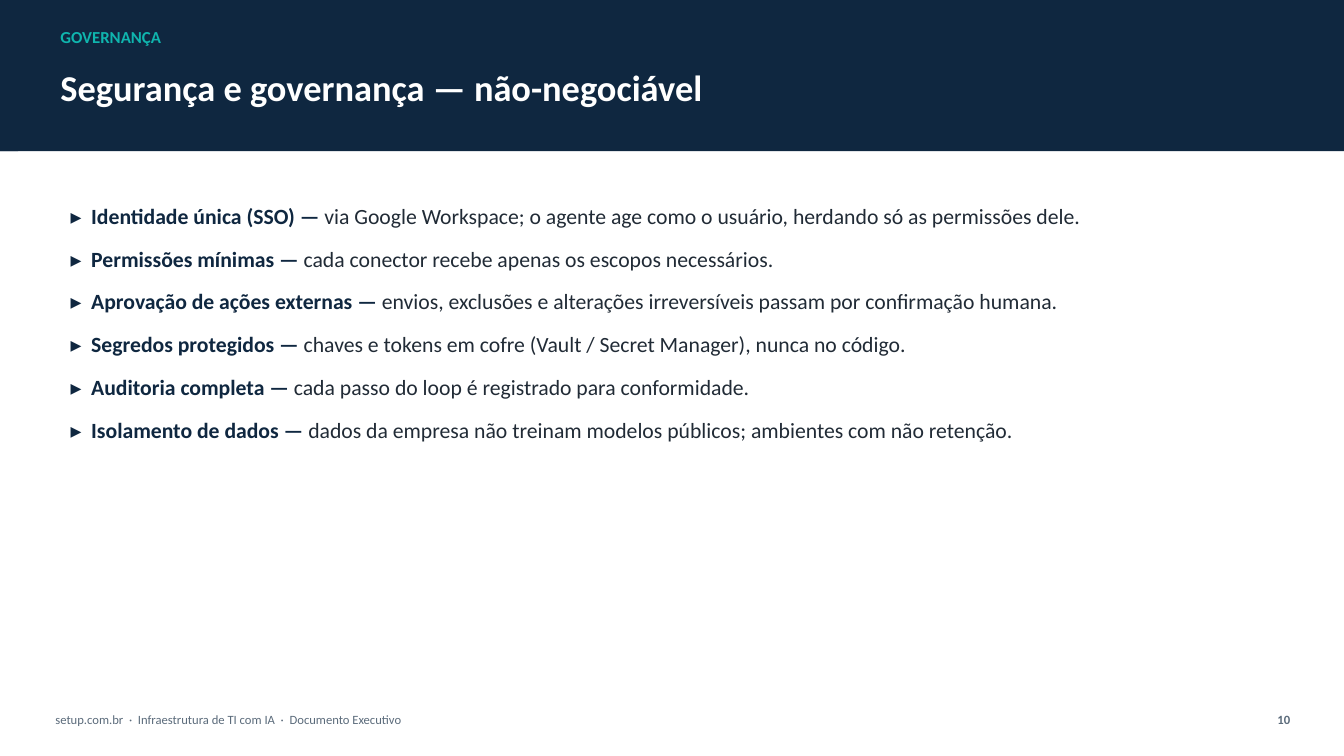
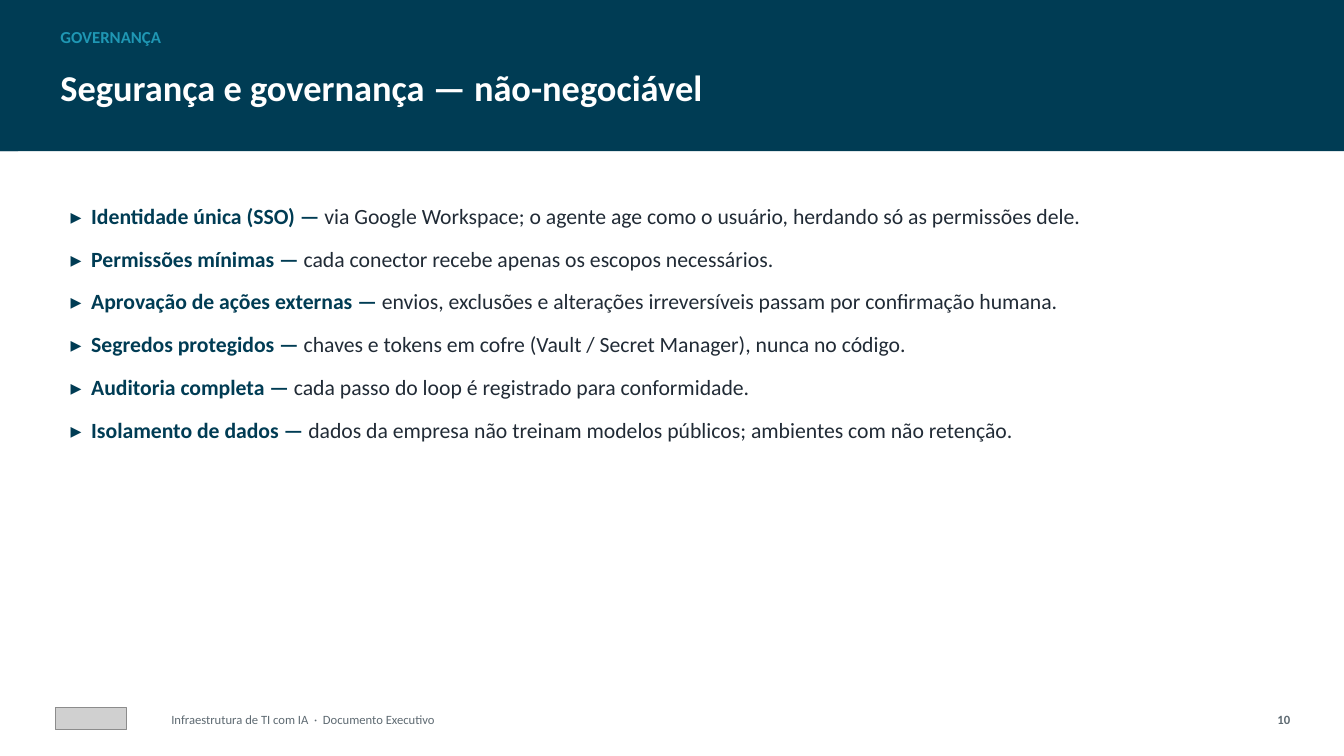
Before and after one commit to rstoi/rstoi, a slide deck: slide 10 of docs/Infraestrutura-IA-setup.com.br.pptx. Drawn at 1344x756 pixels with LibreOffice and Linux fonts; fonts in the diff are those of the drawing; grey boxes stand for pictures. Boxes give left, top, right and bottom in pixels: in the first picture for what was removed or moved away, otherwise in the second. Text is boxed around its words. In the diff, an @@ line names an element or a change of style, - is before the commit and + after.

```diff
--- a/docs/Infraestrutura-IA-setup.com.br.pptx
+++ b/docs/Infraestrutura-IA-setup.com.br.pptx
@@ rectangle at (x1=0, y1=0, x2=1344, y2=151): fill #0F2740 to #003C54 @@
@@ rectangle at (x1=0, y1=0, x2=18, y2=151): fill #0F2740 to #003C54 @@
@@ text "GOVERNANÇA" at (x1=60, y1=32, x2=161, y2=46): text colour #0FB5AE to #1F97B4 @@
@@ text "▸ Identidade única (SSO) — ..." at (x1=91, y1=208, x2=1079, y2=442): text colour #0F2740 to #003C54 in "▸ Identidade única (SSO) —", "▸ Permissões mínimas —", "▸ Aprovação de ações externas —", "▸ Segredos protegidos —" and 2 more places @@
@@ picture added at (x1=55, y1=708, x2=127, y2=730) @@
@@ text at (x1=171, y1=715, x2=435, y2=724): text changed; text colour #5B6B7B to #5E6A72 @@
-setup.com.br · Infraestrutura de TI com IA · Documento Executivo
+Infraestrutura de TI com IA · Documento Executivo
```
Also in this commit, not shown: 12 other slides changed, 15 other files.
